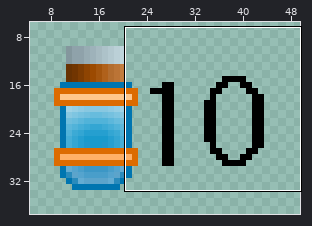
Sprite sheet -- client_pygame/ArrowBar1.png. The first picture is a wide view before the edit; the outline marks the close-up.
Close-up. Before the edit:
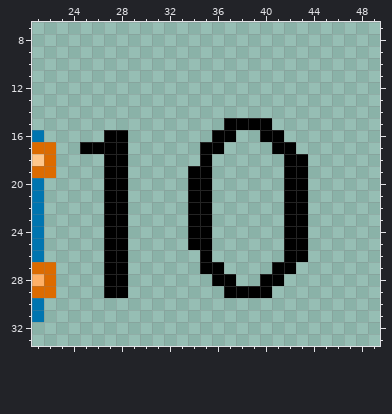
The file is 108x50 pixels. Pixels under 10% opacity are left out. Colours within 5 levels of each other are drawn and written as one. Shown: x 21..49, y 7..33. The wide view leaves out empty margins.
And afterwards:
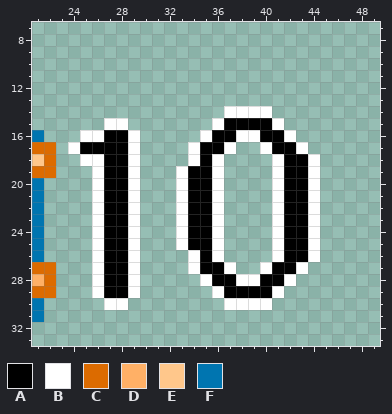
Palette (. is transparent): A #000000  B #ffffff  C #dc6b00  D #ffb066  E #ffc78b  F #0075b0
From old to new:
Colour B now appears in row 14 at x 37 to 40; in row 15 at x 27 to 28, 36 and 41; in row 16 at x 25 to 26, 29, 35, 38 to 39 and 42; in row 17 at x 24, 29, 34, 37, 40 and 43; in row 18 at x 25 to 26, 29, 34, 36, 41 and 44; in rows 19 to 25 at x 26, 29, 33, 36, 41 and 44.
Colour B now appears in row 26 at x 26, 29, 34, 36, 41 and 44; in row 27 at x 26, 29, 34, 37, 40 and 43; in row 28 at x 26, 29, 35, 38 to 39 and 42; in row 29 at x 26, 29, 36 and 41; in row 30 at x 27 to 28 and 37 to 40.
Boxes around the changes in both close-ups, in picture pixels (x1, y1, x2, y2):
added: (176, 106, 320, 310)
added: (68, 118, 140, 310)
